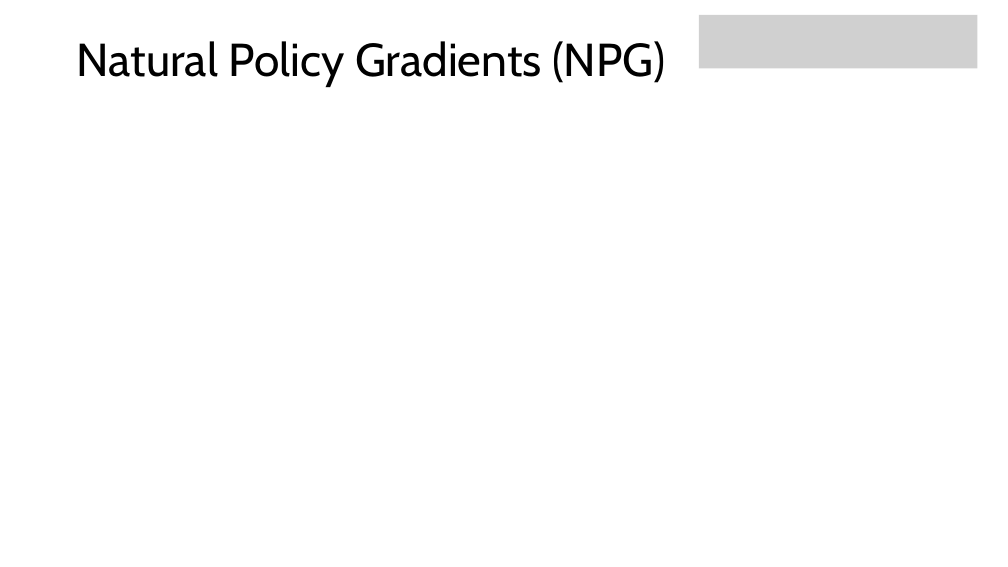
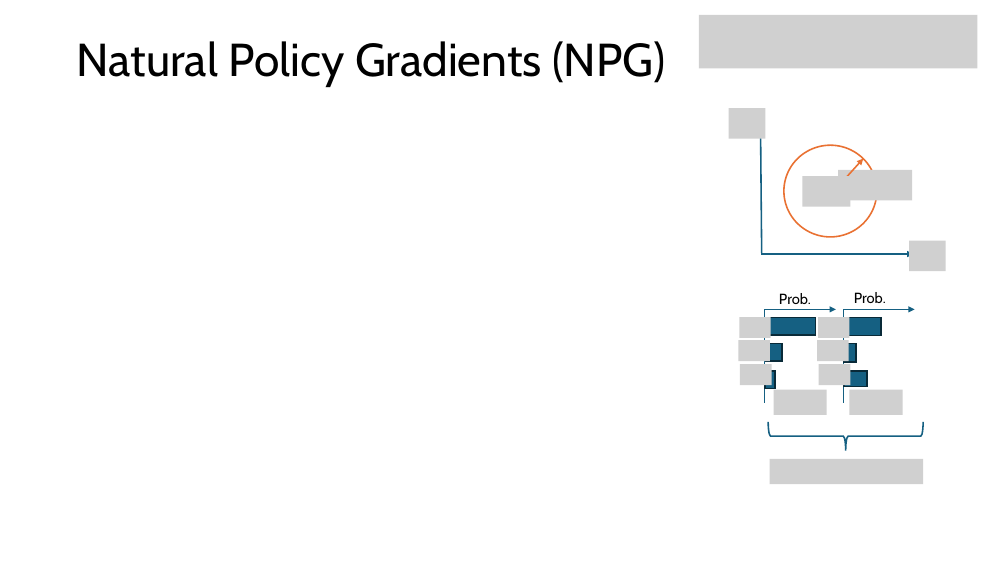
Before and after one commit to mhahsler/Introduction_to_Reinforcement_Learning, a slide deck: slide 26 of slides/Lecture_DRL.pptx (slide 25 before the commit). Drawn at 1008x567 pixels with LibreOffice and Linux fonts; fonts in the diff are those of the drawing; grey boxes stand for pictures. Boxes give left, top, right and bottom in pixels: in the first picture for what was removed or moved away, otherwise in the second. Text is boxed around its words. In the diff, an @@ line names an element or a change of style, - is before the commit and + after.

```diff
--- a/slides/Lecture_DRL.pptx
+++ b/slides/Lecture_DRL.pptx
@@ group added at (x1=729, y1=108, x2=946, y2=271): 4 pictures, 3 arrows, 1 ellipse @@
@@ group added at (x1=739, y1=292, x2=924, y2=484): 9 pictures, 6 rectangles, 2 lines, 2 arrows, 2 texts, 1 right brace @@
+Prob.
+Prob.
```
Also in this commit, not shown: 8 other slides changed, 1 slide added, 1 slide removed, 1 other file.
